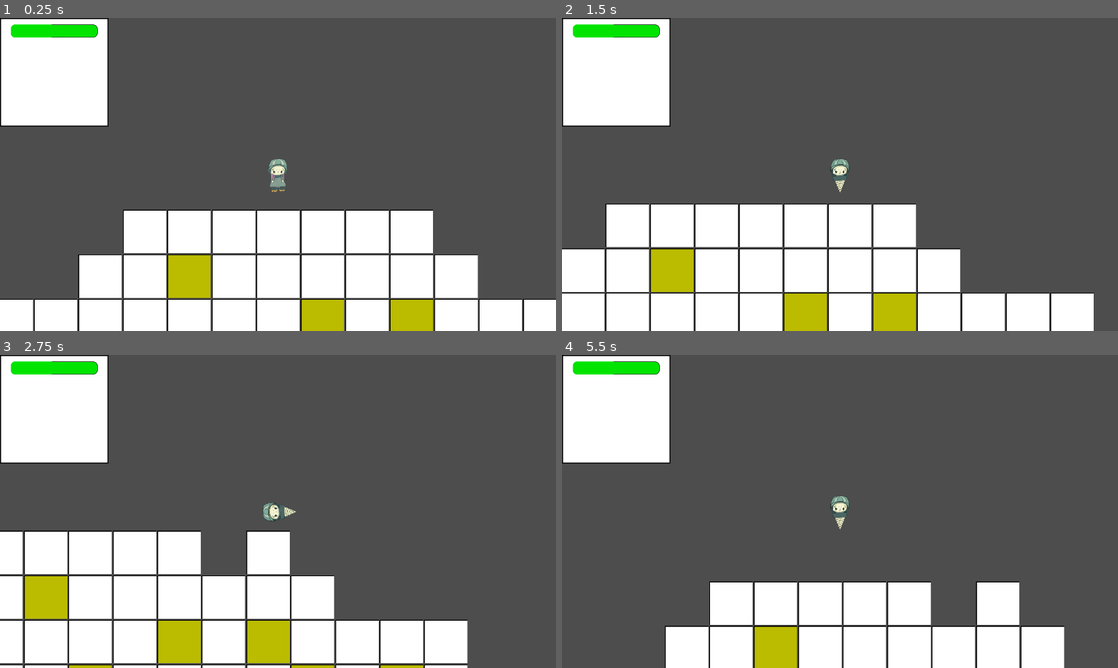
Above: before the commit, frames 1-4 (two rows, left to right).
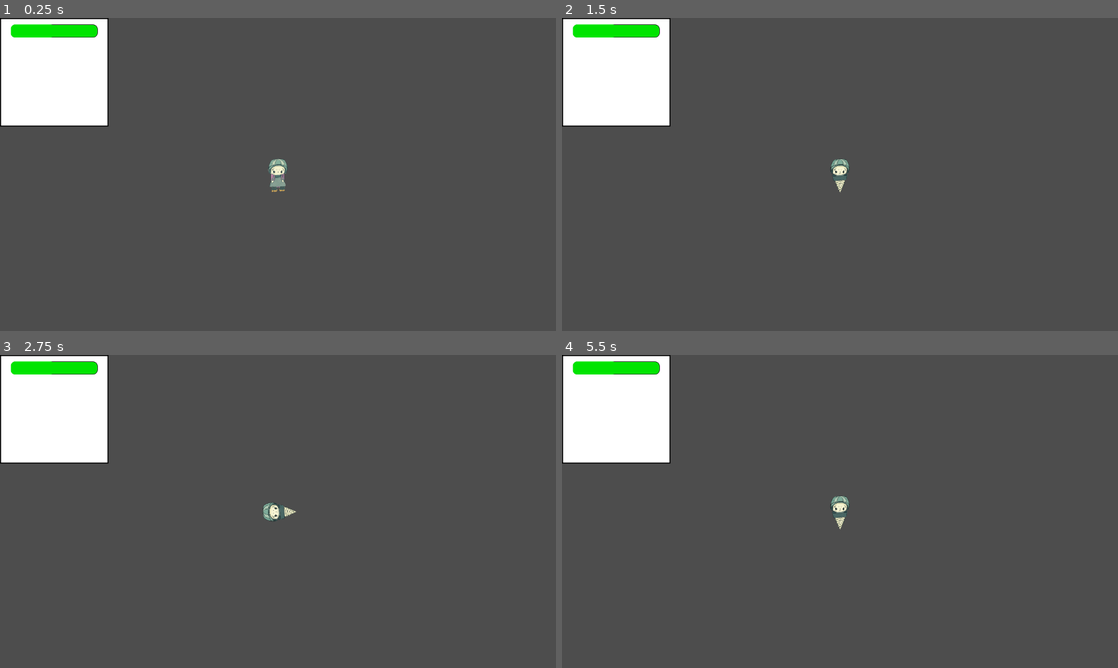
Above: after the commit, the same moments.

Repository: M1reyu/Ludum-Dare-57
Game: Godot game, scene res://TestScene.tscn
Same seed, same stepped clock (60 frames per second), same inputs: the game is played once before the commit and once after it. The project has no main scene, so this scene is started directly.
Inputs (mouse positions are in pixels of both pictures, inside the frame that each line leads up to):
- Up to frame 1 (0.25 s): no input
- Up to frame 2 (1.5 s): move the mouse to (962, 158) at 0.52 s; hold D (Right) 0.53-1.28 s; tap F (Use) at 0.6, 1.35 s; move the mouse to (728, 190) at 1.27 s; hold S (Down) from 1.28 s (still down)
- Up to frame 3 (2.75 s): move the mouse to (333, 442) at 2.02 s; release S (Down) at 2.03 s; hold D (Right) from 2.03 s (still down); tap F (Use) at 2.1 s
- Up to frame 4 (5.5 s): move the mouse to (812, 574) at 2.77 s; release D (Right) at 2.78 s; hold W (Up) 2.78-3.53 s; tap F (Use) every 0.75 s from 2.85 to 5.1 s; move the mouse to (1006, 558) at 3.52 s; hold A (Left) 3.53-5.03 s; move the mouse to (673, 464) at 4.27 s; move the mouse to (867, 511) at 5.02 s; hold S (Down) from 5.03 s (still down)

The runs differ from the first frame. In frame 1, 27% of the frame differs, in the area x 0-100%, y 61-100%; in frame 2, 29%, in the area x 0-96%, y 59-100%; in frame 3, 27%; in frame 4, 16%.
Error after the commit: Parse Error: Could not parse global class "WorldFactory" from "res://World/WorldFactory.gd". (res://GameApp.gd:8)

Commit message:
add and use a colored number layer

Diff:
--- a/GameApp.gd
+++ b/GameApp.gd
@@ -1,26 +1,27 @@
 extends Node2D
 
 @onready var ground: TileMapLayer = get_node("Ground")
+@onready var numbers: TileMapLayer = get_node("Numbers")
 @onready var player: CharacterBody2D = get_node("Player")
 @onready var mainCam: Camera2D = get_node("Player/MainCam")
 
 var world: WorldFactory
 
 func _ready() -> void:
-	# build the world
-	world = WorldFactory.new(ground)
+    # build the world
+    world = WorldFactory.new(ground, numbers)
 
-	# adapt the player zoom level
-	if mainCam != null:
-		mainCam.zoom = Vector2(0.4, 0.4)
+    # adapt the player zoom level
+    if mainCam != null:
+        mainCam.zoom = Vector2(0.4, 0.4)
 
-	# adapt the player position
-	if player != null:
-		player.collides.connect(_on_collision_detected)
-		var center: int = WorldFactory.SECTION_ROWS * WorldFactory.SECTION_COUNT
-		var centerPoint = ground.map_to_local(Vector2i(center, center))
-		player.global_position = Vector2(centerPoint.x, player.global_position.y)
+    # adapt the player position
+    if player != null:
+        player.collides.connect(_on_collision_detected)
+        var center: int = WorldFactory.SECTION_ROWS * WorldFactory.SECTION_COUNT
+        var centerPoint = ground.map_to_local(Vector2i(center, center))
+        player.global_position = Vector2(centerPoint.x, player.global_position.y)
 
 func _on_collision_detected(collision: KinematicCollision2D) -> void:
-	var cellPosition: Vector2i = ground.get_coords_for_body_rid(collision.get_collider_rid())
-	world.drill(cellPosition)
+    var cellPosition: Vector2i = ground.get_coords_for_body_rid(collision.get_collider_rid())
+    world.drill(cellPosition)
--- a/TestScene.tscn
+++ b/TestScene.tscn
@@ -1,13 +1,16 @@
-[gd_scene load_steps=4 format=3 uid="uid://bn6yxmildf0j7"]
+[gd_scene load_steps=5 format=3 uid="uid://bn6yxmildf0j7"]
 
 [ext_resource type="PackedScene" uid="uid://vq3ebi483wyn" path="res://Player/player.tscn" id="1_cguwc"]
 [ext_resource type="Script" uid="uid://dv67aw8xfdo14" path="res://GameApp.gd" id="1_wicfy"]
 [ext_resource type="PackedScene" uid="uid://bnfmo3kebwssg" path="res://Tilemaps/Ground.tscn" id="2_wicfy"]
+[ext_resource type="PackedScene" uid="uid://dm6dp81ug0jj7" path="res://Tilemaps/Numbers.tscn" id="3_go42g"]
 
 [node name="TestScene" type="Node2D"]
 script = ExtResource("1_wicfy")
 
 [node name="Ground" parent="." instance=ExtResource("2_wicfy")]
 
+[node name="Numbers" parent="." instance=ExtResource("3_go42g")]
+
 [node name="Player" parent="." instance=ExtResource("1_cguwc")]
 position = Vector2(0, -200)
--- a/Tilemaps/Ground.tscn
+++ b/Tilemaps/Ground.tscn
@@ -1,20 +1,6 @@
-[gd_scene load_steps=6 format=3 uid="uid://bnfmo3kebwssg"]
+[gd_scene load_steps=4 format=3 uid="uid://bnfmo3kebwssg"]
 
 [ext_resource type="Texture2D" uid="uid://dhtt666kpbd5m" path="res://Assets/Square.png" id="1_e2tqa"]
-[ext_resource type="Texture2D" uid="uid://bqe521c2yywuf" path="res://Assets/Numbers.png" id="1_t6ebd"]
-
-[sub_resource type="TileSetAtlasSource" id="TileSetAtlasSource_t61jw"]
-texture = ExtResource("1_t6ebd")
-texture_region_size = Vector2i(256, 256)
-2:0/0 = 0
-1:0/0 = 0
-0:0/next_alternative_id = 2
-0:0/0 = 0
-3:0/0 = 0
-4:0/0 = 0
-5:0/0 = 0
-6:0/0 = 0
-7:0/0 = 0
 
 [sub_resource type="TileSetAtlasSource" id="TileSetAtlasSource_e2tqa"]
 texture = ExtResource("1_e2tqa")
@@ -42,7 +28,6 @@
 tile_size = Vector2i(256, 256)
 physics_layer_0/collision_layer = 2
 sources/1 = SubResource("TileSetAtlasSource_e2tqa")
-sources/0 = SubResource("TileSetAtlasSource_t61jw")
 
 [node name="Ground" type="TileMapLayer"]
 tile_set = SubResource("TileSet_t61jw")
--- /dev/null
+++ b/Tilemaps/Numbers.tscn
@@ -0,0 +1,51 @@
+[gd_scene load_steps=6 format=3 uid="uid://dm6dp81ug0jj7"]
+
+[ext_resource type="Texture2D" uid="uid://bqe521c2yywuf" path="res://Assets/Numbers.png" id="1_exy8k"]
+
+[sub_resource type="TileSetAtlasSource" id="TileSetAtlasSource_t61jw"]
+texture = ExtResource("1_exy8k")
+texture_region_size = Vector2i(256, 256)
+2:0/0 = 0
+1:0/0 = 0
+0:0/next_alternative_id = 2
+0:0/0 = 0
+3:0/0 = 0
+4:0/0 = 0
+5:0/0 = 0
+6:0/0 = 0
+7:0/0 = 0
+
+[sub_resource type="TileSetAtlasSource" id="TileSetAtlasSource_30fbc"]
+texture = ExtResource("1_exy8k")
+texture_region_size = Vector2i(256, 256)
+7:0/0 = 0
+6:0/0 = 0
+5:0/0 = 0
+4:0/0 = 0
+3:0/0 = 0
+2:0/0 = 0
+1:0/0 = 0
+0:0/0 = 0
+
+[sub_resource type="TileSetAtlasSource" id="TileSetAtlasSource_exy8k"]
+texture = ExtResource("1_exy8k")
+texture_region_size = Vector2i(256, 256)
+0:0/0 = 0
+1:0/0 = 0
+2:0/0 = 0
+3:0/0 = 0
+4:0/0 = 0
+5:0/0 = 0
+6:0/0 = 0
+7:0/0 = 0
+
+[sub_resource type="TileSet" id="TileSet_t61jw"]
+tile_size = Vector2i(256, 256)
+physics_layer_0/collision_layer = 2
+sources/3 = SubResource("TileSetAtlasSource_30fbc")
+sources/2 = SubResource("TileSetAtlasSource_t61jw")
+sources/4 = SubResource("TileSetAtlasSource_exy8k")
+
+[node name="Numbers" type="TileMapLayer"]
+tile_set = SubResource("TileSet_t61jw")
+collision_enabled = false
--- a/World/WorldFactory.gd
+++ b/World/WorldFactory.gd
@@ -4,6 +4,7 @@
 var worldState: Array = Array()
 var random: RandomNumberGenerator
 var ground: TileMapLayer
+var numbers: TileMapLayer
 var xCenter: int
 var yCenter: int
 var globalSection: int
@@ -44,6 +45,50 @@
 			var cell: Cell = worldState[row][column]
 			if cell is Cell && cell.isMined():
 				setCellTile(Vector2i(column, row))
+=======
+const ATLAS_ORE_ONLY = 2
+const ATLAS_MINES_ONLY = 3
+const ATLAS_MIXED = 4
+
+func _init(groundLayer: TileMapLayer, numberLayer: TileMapLayer) -> void:
+    if groundLayer == null || numberLayer == null:
+        printerr("Ground- or number-layer is missing")
+
+        return
+
+    ground = groundLayer
+    numbers = numberLayer
+    random = RandomNumberGenerator.new()
+    random.randomize()
+
+    buildWorld()
+    printWorld()
+
+func buildWorld() -> void:
+    print('Loading ... building world')
+
+    prepareNumberTiles()
+
+    var radius = SECTION_ROWS * SECTION_COUNT
+    xCenter = radius
+    yCenter = radius
+    prepareWorldContainer(radius)
+
+    globalSection = SECTION_COUNT
+
+    # start from the inner to the outer
+    for section in range(SECTION_COUNT):
+        buildPlanetLayer(SECTION_ROWS * (section + 1))
+        globalSection -= 1
+
+    # to avoid displaying wrong numbers, because the cell are build in columns
+    # we need to update all mined cells again
+    for row in range(worldState.size()):
+        for column in range(worldState[row].size()):
+            var cell: Cell = worldState[row][column]
+            if cell is Cell && cell.isMined():
+                setCellTile(Vector2i(column, row))
+>>>>>>> 015fa24 (add and use a colored number layer)
 
 func buildCell(section: int, randModifier: float) -> Cell:
 	var randF: float = random.randf() + randModifier
@@ -146,6 +191,28 @@
 		worldState[i].resize(size)
 		worldState[i].fill(null)
 
+func prepareNumberTiles() -> void:
+    var _t = numbers.tile_set.get_source_count()
+    var tileSet: TileSet = numbers.tile_set;
+    var colors: Array = [
+        Color(0,1,0),
+        Color(1,0,0),
+        Color(1, 0.65, 0) # kinda orange
+    ]
+
+    for atlasIndex in range(tileSet.get_source_count()):
+        var atlasId: int = tileSet.get_source_id(atlasIndex)
+        var source: TileSetAtlasSource = tileSet.get_source(atlasId)
+        if not source is TileSetAtlasSource:
+            continue
+
+        var color: Color = colors[atlasIndex]
+
+        for tileIndex in range(source.get_tiles_count()):
+            #var tileCoordinates = Vector2i(tileSetSource.get_tile_id(tileIndex)
+            var tileData = source.get_tile_data(Vector2i(tileIndex, 0), 0)
+            tileData.modulate = color
+
 func buildPlanetLayer(radius: int) -> void:
 	# create a filled circle by utilizing Bresenham's algorithm
 	var x: int = 0
@@ -207,6 +274,71 @@
 
 func recalculateAdjacentCellSweeperCount(position: Vector2i) -> void:
 	var bounds: PositionBounds = PositionBounds.new(position, worldState)
+=======
+    var cell: Cell = worldState[position.y][position.x]
+
+    if cell == null:
+        return
+
+    var tile: Vector2i = TILE_GROUND
+    var alternative: int = 0
+    var atlasId: int = 1
+
+    if cell.isMined():
+        setCellNumberTile(position)
+        tile = TILE_MINED
+    elif cell.isDamaged():
+        alternative = 1
+    elif cell is Ore:
+        alternative = 2
+    elif cell is Mine:
+        alternative = 3
+
+    ground.set_cell(position, atlasId, tile, alternative)
+
+func setCellNumberTile(position: Vector2i) -> void:
+    var tile: Vector2i = Vector2i(-1, -1)
+    var atlasId: int = ATLAS_MIXED
+    # calc adjacent tiles for number
+    var counts: Array = getAdjacentSweeperCellCount(position)
+    var count: int = counts[0]
+    if count > 0:
+        tile = Vector2i(count - 1, 0)
+        var countMines: int = counts[1]
+        if countMines == count:
+            atlasId = ATLAS_MINES_ONLY
+        elif countMines == 0:
+            atlasId = ATLAS_ORE_ONLY
+
+
+    numbers.set_cell(position, atlasId, tile)
+
+    #print("New color for cell (%d, %d) - Tile: (%d, %d)" % [position.x, position.y, tile.x, tile.y])
+    #var tileData: TileData = numbers.get_cell_tile_data(position)
+    #if tileData != null:
+    #    tileData.modulate = Color(randi_range(0,1),randi_range(0,1),randi_range(0,1),1)
+
+func getAdjacentSweeperCellCount(position: Vector2i) -> Array:
+    var bounds: PositionBounds = PositionBounds.new(position, worldState)
+    var count: int = 0
+    var mineCount: int = 0
+
+    for y in range(bounds.yMin, bounds.yMax + 1):
+        for x in range(bounds.xMin, bounds.xMax + 1):
+            var cell: Cell = worldState[y][x]
+            if cell == null || cell.isMined():
+                continue
+            if cell is Mine || cell is Ore:
+                count += 1
+                if cell is Mine:
+                    mineCount += 1
+
+    return [count, mineCount]
+
+func recalculateAdjacentCellSweeperCount(position: Vector2i) -> void:
+    var bounds: PositionBounds = PositionBounds.new(position, worldState)
+    print("Recalculation bounds: y(%d, %d), x(%d, %d)" % [bounds.yMin, bounds.yMax, bounds.xMin, bounds.xMax])
+>>>>>>> 015fa24 (add and use a colored number layer)
 
 	for y in range(bounds.yMin, bounds.yMax + 1):
 		for x in range(bounds.xMin, bounds.xMax + 1):
